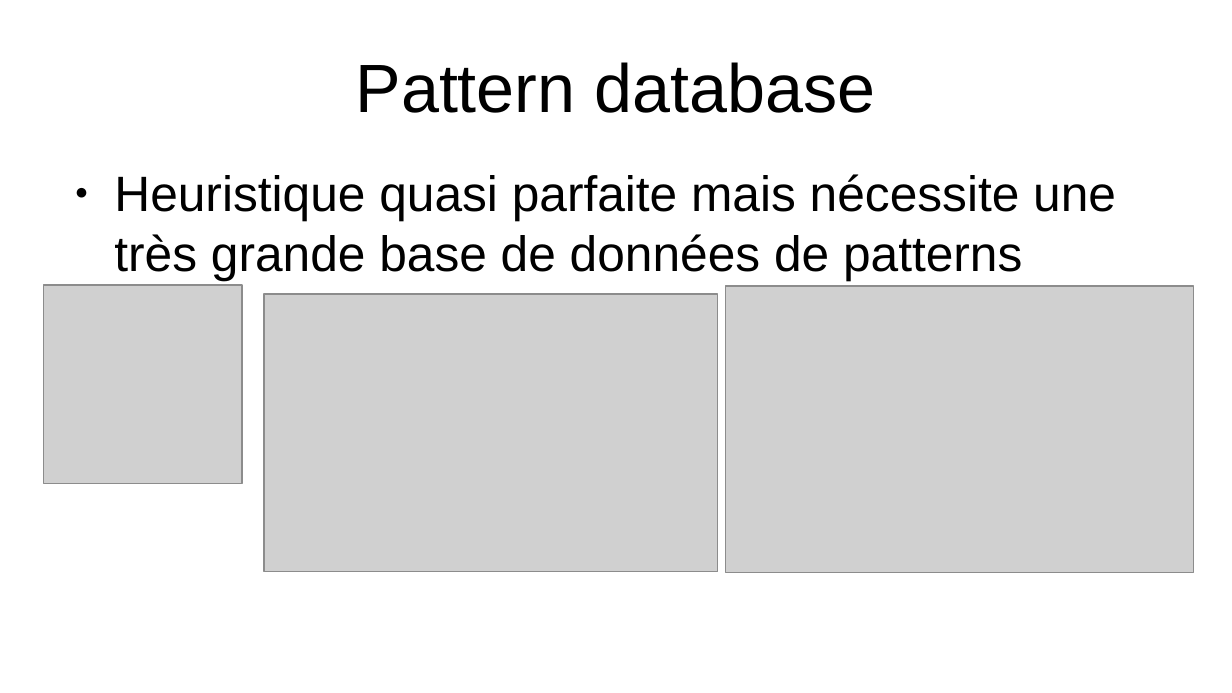
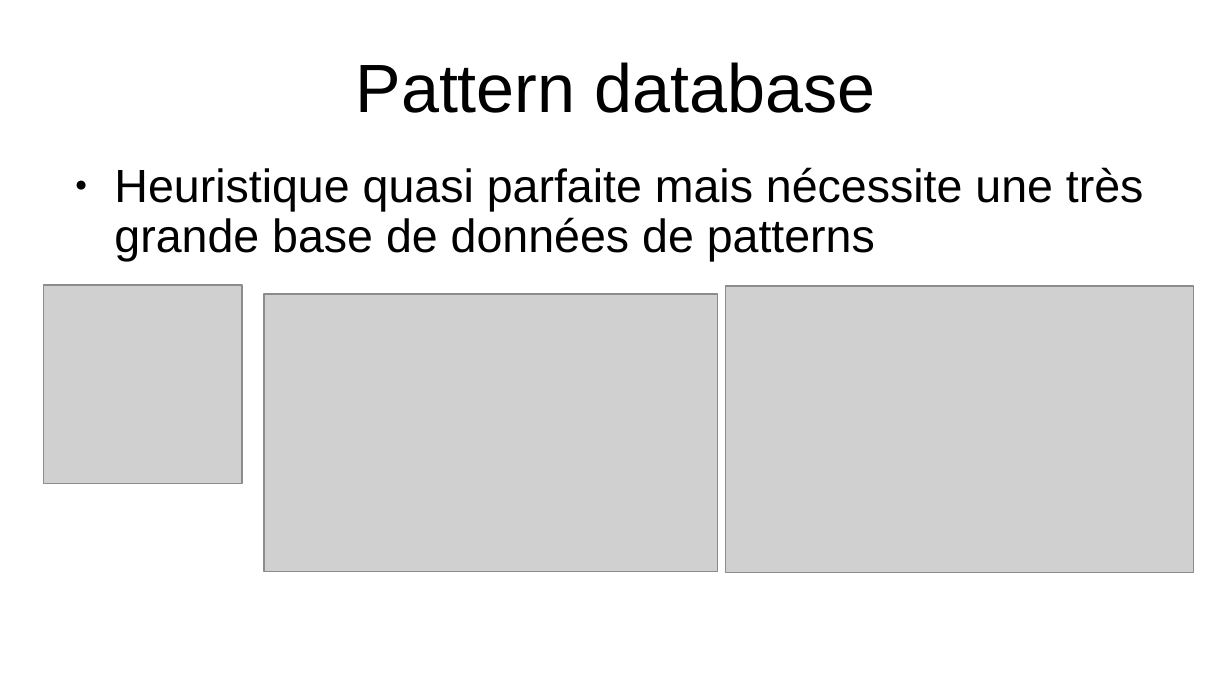
Before and after one commit to YoshiLeLama/projet-taquin, a slide deck: slide 9 of diapo/Diapo IA taquin.odp. Drawn at 1232x693 pixels with LibreOffice and Linux fonts; fonts in the diff are those of the drawing; grey boxes stand for pictures. Boxes give left, top, right and bottom in pixels: in the first picture for what was removed or moved away, otherwise in the second. Text is boxed around its words. In the diff, an @@ line names an element or a change of style, - is before the commit and + after.

```diff
--- a/diapo/Diapo IA taquin.odp
+++ b/diapo/Diapo IA taquin.odp
@@ text "Heuristique quasi parfaite mais nécessite ..." at box(114, 167, 1144, 261): size 32 to 30 pt; indent changed; line spacing 1 to 0.9 @@
```
Also in this commit, not shown: 9 other slides changed.
